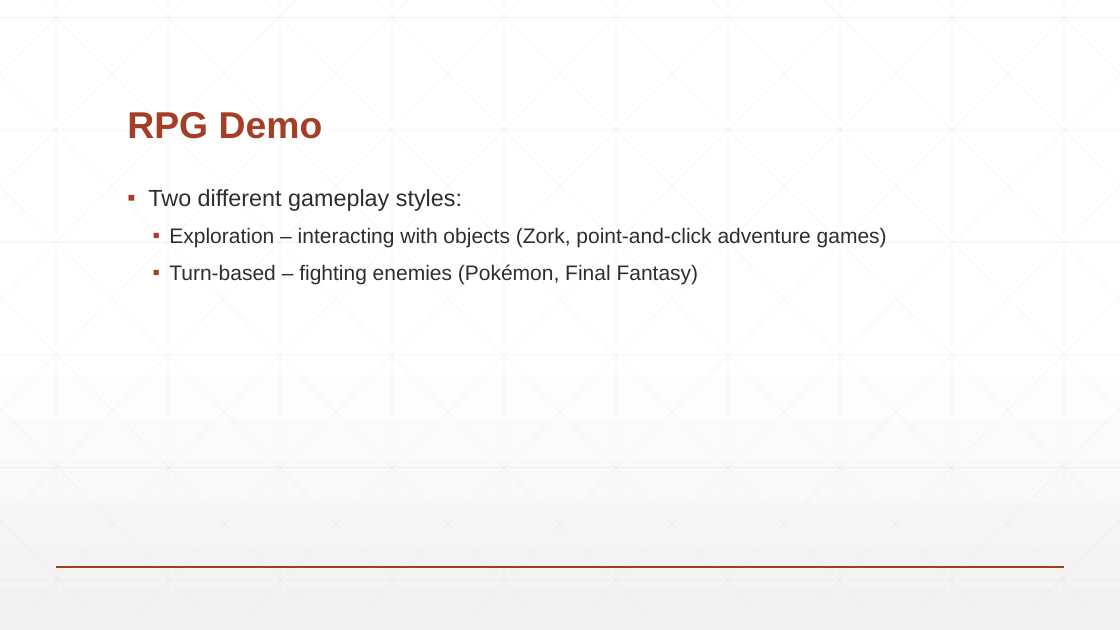
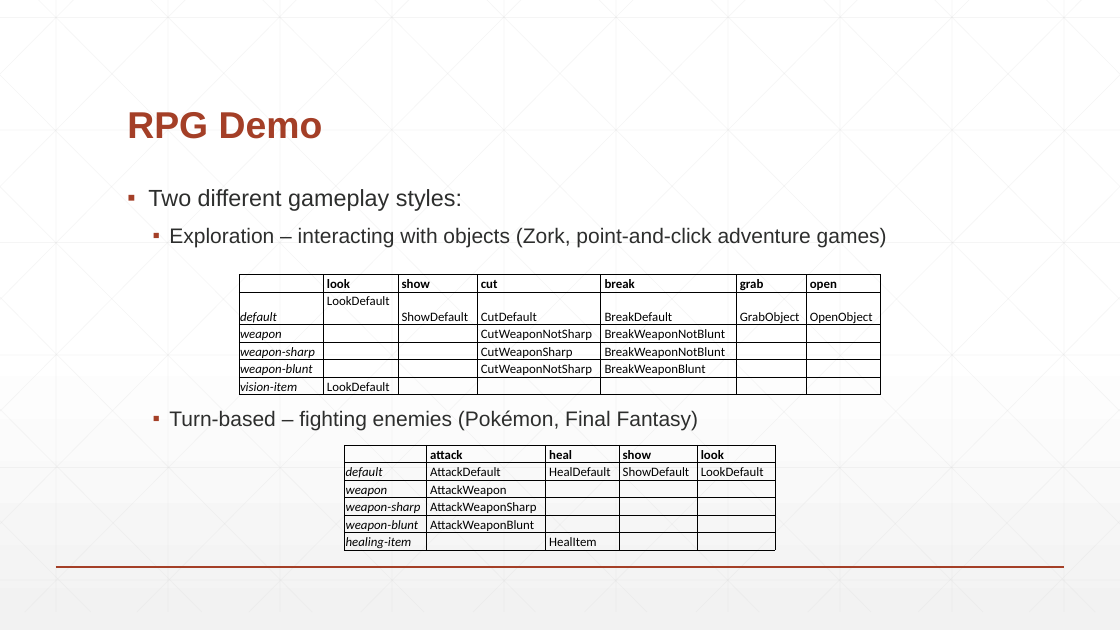
Before and after one commit to BaronKhan/VoiceRecognitionRPG, a slide deck: slide 8 of presentation/presentation.pptx. Drawn at 1120x630 pixels with LibreOffice and Linux fonts; fonts in the diff are those of the drawing. Boxes give left, top, right and bottom in pixels: in the first picture for what was removed or moved away, otherwise in the second. Text is boxed around its words. In the diff, an @@ line names an element or a change of style, - is before the commit and + after.

Commit message:
Update presentation

```diff
--- a/presentation/presentation.pptx
+++ b/presentation/presentation.pptx
@@ text "Two different gameplay styles:" rewrapped from <box>148,189,887,284</box> to <box>148,189,887,431</box> @@
@@ table added at <box>239,275,881,399</box>, 6 rows, 7 columns @@
+ | look | show | cut | break | grab | open
+default | LookDefault | ShowDefault | CutDefault | BreakDefault | GrabObject | OpenObject
+weapon |  |  | CutWeaponNotSharp | BreakWeaponNotBlunt |  | 
+weapon-sharp |  |  | CutWeaponSharp | BreakWeaponNotBlunt |  | 
+weapon-blunt |  |  | CutWeaponNotSharp | BreakWeaponBlunt |  | 
+vision-item | LookDefault |  |  |  |  | 
@@ table added at <box>344,445,776,553</box>, 6 rows, 5 columns @@
+ | attack | heal | show | look
+default | AttackDefault | HealDefault | ShowDefault | LookDefault
+weapon | AttackWeapon |  |  | 
+weapon-sharp | AttackWeaponSharp |  |  | 
+weapon-blunt | AttackWeaponBlunt |  |  | 
+healing-item |  | HealItem |  | 
```
Also in this commit, not shown: 3 slides added, 2 other files.
